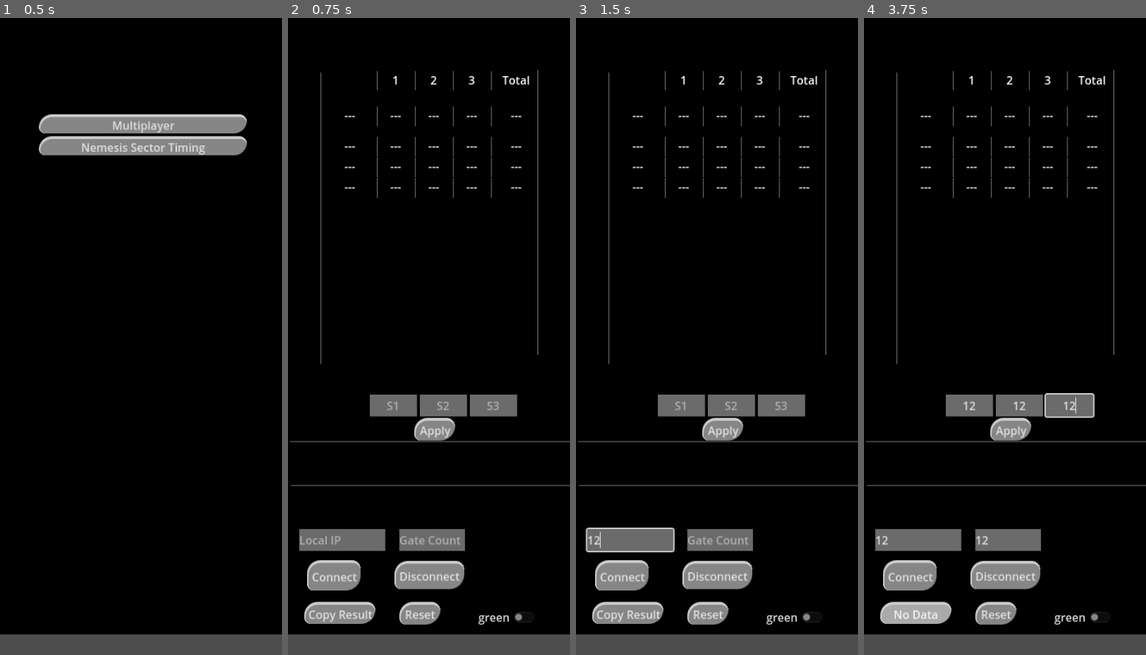
Above: before the commit, frames 1-4 (left to right).
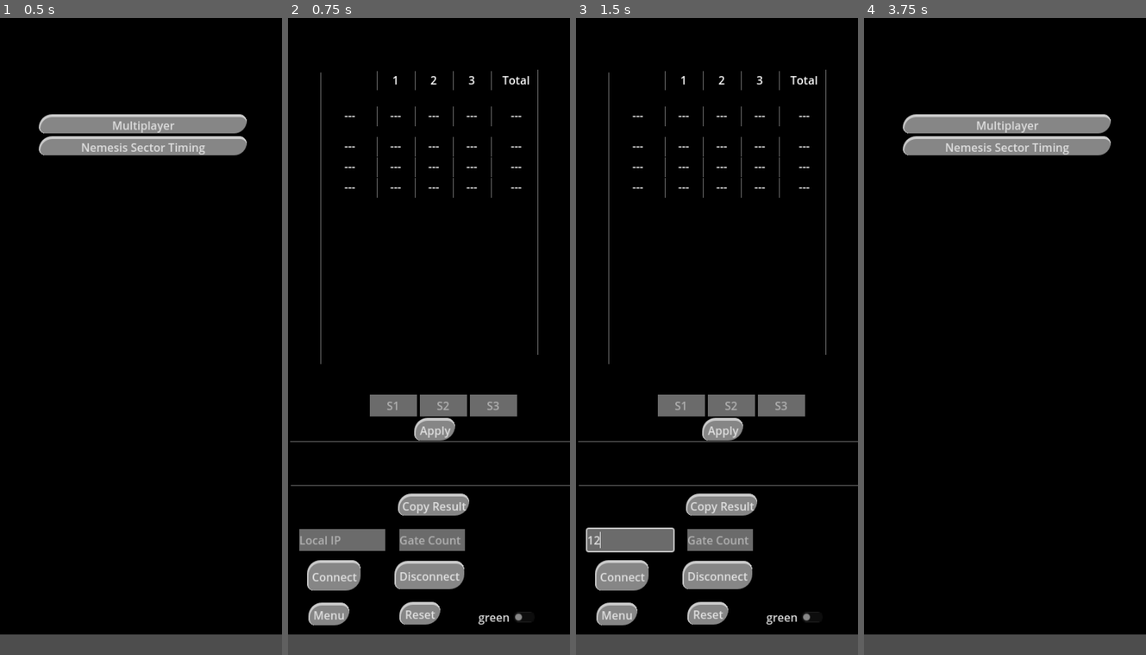
Above: after the commit, the same moments.

Repository: gManbio/VD-WS-Overlay
Game: Godot game, scene res://Menu.tscn
The game is run twice, just before and just after one commit, with the same random seed, the same clock (stepped at 60 frames per second) and the same inputs.
Inputs (mouse positions are in pixels of both pictures, inside the frame that each line leads up to):
- Up to frame 1 (0.5 s): no input
- Up to frame 2 (0.75 s): click "Nemesis Sector Timing" at 0.5 s
- Up to frame 3 (1.5 s): click (629, 540) at 1.27 s; type "12" at 1.35 s
- Up to frame 4 (3.75 s): click (1007, 540) at 1.5 s; type "12" at 1.58 s; click (968, 406) at 1.73 s; type "12" at 1.82 s; click (1019, 406) at 2.02 s; type "12" at 2.1 s; click (1069, 406) at 2.25 s; type "12" at 2.33 s; click "Apply" at 2.75 s; click (903, 616) at 3.5 s, where only the run after the commit has a clickable "Menu"

Frame 1 is identical in both runs. In frame 2, 1.4% of the frame differs, in the area x 5-65%, y 74-96%; in frame 3, 1.4%; in frame 4, 13%, in the area x 0-100%, y 8-96%.
Error in both runs: Invalid access of index '-1' on a base object of type: 'PackedStringArray'. (res://nemesis_mode.gd:42)

Commit message:
menu back button and v4 binary
added ws close to menu back button

Diff:
--- a/NemesisMode.tscn
+++ b/NemesisMode.tscn
@@ -209,10 +209,10 @@
 
 [node name="CopyToClipboardButton" type="Button" parent="Control"]
 layout_mode = 0
-offset_left = 23.0
-offset_top = 825.0
-offset_right = 124.0
-offset_bottom = 856.0
+offset_left = 156.0
+offset_top = 672.0
+offset_right = 257.0
+offset_bottom = 703.0
 focus_mode = 0
 theme = ExtResource("4_ewqf6")
 text = "Copy Result"
@@ -226,6 +226,16 @@
 focus_mode = 0
 theme = SubResource("Theme_svhul")
 text = "Apply"
+
+[node name="menu" type="Button" parent="Control"]
+layout_mode = 0
+offset_left = 29.0
+offset_top = 826.0
+offset_right = 87.0
+offset_bottom = 858.0
+focus_mode = 0
+theme = SubResource("Theme_svhul")
+text = "Menu"
 
 [node name="Reset Pilots" type="Button" parent="Control"]
 layout_mode = 0
@@ -283,6 +293,7 @@
 [connection signal="toggled" from="Control/CheckButton" to="." method="_on_check_button_toggled"]
 [connection signal="pressed" from="Control/CopyToClipboardButton" to="." method="_on_copy_to_clipboard_button_pressed"]
 [connection signal="pressed" from="Control/Apply Sector" to="." method="apply_sectors"]
+[connection signal="pressed" from="Control/menu" to="." method="_on_menu_button_pressed"]
 [connection signal="pressed" from="Control/Reset Pilots" to="." method="full_reset"]
 [connection signal="timeout" from="HeartbeatTimer" to="." method="_on_timer_timeout"]
 [connection signal="timeout" from="Text Renamer" to="." method="_on_text_renamer_timeout"]
--- a/NewMain.tscn
+++ b/NewMain.tscn
@@ -61,6 +61,9 @@
 [sub_resource type="Curve" id="Curve_wyopy"]
 _data = [Vector2(0, 1), 0.0, -0.0557579, 0, 0, Vector2(0.567935, 0.763636), -0.966465, -0.966465, 0, 0, Vector2(1, 0), -0.0743434, 0.0, 0, 0]
 point_count = 3
+
+[sub_resource type="Theme" id="Theme_rt1a0"]
+Button/styles/normal = ExtResource("4_q4i2i")
 
 [node name="Node" type="Node"]
 script = ExtResource("1_hy1wg")
@@ -296,22 +299,31 @@
 
 [node name="CopyToClipboardButton" type="Button" parent="Control"]
 layout_mode = 0
-offset_left = 23.0
-offset_top = 825.0
-offset_right = 124.0
-offset_bottom = 856.0
+offset_left = 154.0
+offset_top = 674.0
+offset_right = 255.0
+offset_bottom = 705.0
 focus_mode = 0
 theme = ExtResource("4_rdpxc")
 text = "Copy Result"
 
 [node name="Reset Pilots" type="Button" parent="Control"]
-offset_left = 158.0
-offset_top = 825.0
-offset_right = 216.0
-offset_bottom = 857.0
+offset_left = 153.0
+offset_top = 824.0
+offset_right = 211.0
+offset_bottom = 856.0
 focus_mode = 0
 theme = SubResource("Theme_svhul")
 text = "Reset"
+
+[node name="menu" type="Button" parent="Control"]
+offset_left = 29.0
+offset_top = 824.0
+offset_right = 87.0
+offset_bottom = 856.0
+focus_mode = 0
+theme = SubResource("Theme_rt1a0")
+text = "Menu"
 
 [node name="HeartbeatTimer" type="Timer" parent="."]
 wait_time = 10.0
@@ -331,6 +343,7 @@
 [connection signal="toggled" from="Control/Pointmode" to="." method="_on_pointmode_toggled"]
 [connection signal="pressed" from="Control/CopyToClipboardButton" to="." method="_on_copy_to_clipboard_button_pressed"]
 [connection signal="pressed" from="Control/Reset Pilots" to="." method="reset_leaderboard"]
+[connection signal="pressed" from="Control/menu" to="." method="_on_menu_button_pressed"]
 [connection signal="timeout" from="HeartbeatTimer" to="." method="_on_timer_timeout"]
 [connection signal="timeout" from="Text Renamer" to="." method="_on_text_renamer_timeout"]
 [connection signal="timeout" from="Polling Timer" to="." method="_on_polling_timer_timeout"]
--- a/nemesis_mode.gd
+++ b/nemesis_mode.gd
@@ -133,7 +133,7 @@
 		var best_lap = false
 		var starting_gate = 1
 		if gate_dict.has(starting_gate):
-			print(gate_dict[starting_gate])
+			# print(gate_dict[starting_gate])
 			if gate == sector_1_start:
 				var split = "err"
 				if gate_dict.has(starting_gate):
@@ -151,7 +151,7 @@
 		update_lap_history(best_lap)
 
 func update_lap_history(best_lap):
-	print(best_lap)
+	# print(best_lap)
 	var recent_update = lap_log[-1]
 	var gate = recent_update[2]
 	var lap = recent_update[1]
@@ -167,7 +167,7 @@
 	elif lap == 3:
 		current_lap_row = lap_row_3
 
-	print(current_lap_row)
+	# print(current_lap_row)
 
 	if gate_dict.has(starting_gate):
 		if gate == sector_1_start:
@@ -243,7 +243,7 @@
 	sector_1_start = int($"Control/HBoxContainer/Sector Input 1".text)
 	sector_2_start = int($"Control/HBoxContainer/Sector Input 2".text)
 	sector_3_start = int($"Control/HBoxContainer/Sector Input 3".text)
-	print(sector_1_start, sector_2_start, sector_3_start)
+	# print(sector_1_start, sector_2_start, sector_3_start)
 
 
 func reset():
@@ -272,6 +272,10 @@
 	lap_row_3.set_row_name("Lap 3")
 
 
+func _on_menu_button_pressed():
+	ws.close()
+	get_tree().change_scene_to_file("res://Menu.tscn")
+
 
 func _on_polling_timer_timeout():
 	ws.poll()
--- a/ws_new_main.gd
+++ b/ws_new_main.gd
@@ -380,5 +380,10 @@
 	$Control/CopyToClipboardButton.text = "Copy Result"
 
 
+func _on_menu_button_pressed():
+	ws.close()
+	get_tree().change_scene_to_file("res://Menu.tscn")
+
+
 func _on_polling_timer_timeout():
 	ws.poll()
Not shown: 1 places in NewMain.tscn that only renumber resources
Not shown, changed: export_presets.cfg
Not shown, added: Exports/Windows/VD-Timing-V4.exe
